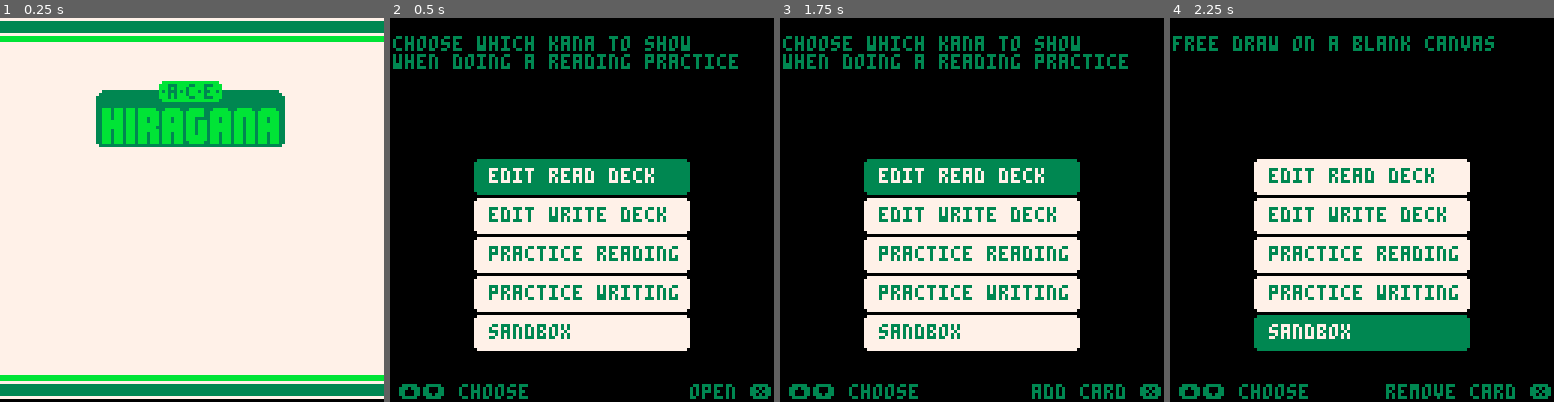
Above: before the commit, frames 1-4 (left to right).
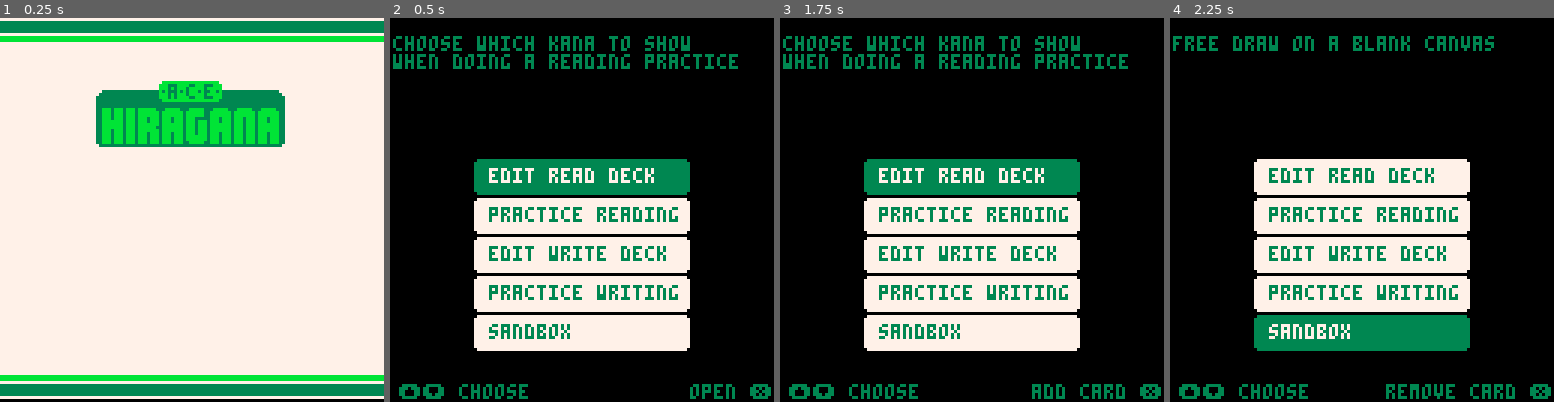
Above: after the commit, the same moments.

Repository: SestrenExsis/KanaPractice
Game: PICO-8 cartridge hiragana.p8
Same seed, same stepped clock (60 frames per second), same inputs: the game is played once before the commit and once after it.
Inputs (mouse positions are in pixels of both pictures, inside the frame that each line leads up to):
- Up to frame 1 (0.25 s): no input
- Up to frame 2 (0.5 s): tap X (X key) at 0.33 s
- Up to frame 3 (1.75 s): click (1060, 121) at 0.67 s; tap O (Z key) at 0.7, 1.7 s; tap X (X key) at 1.07 s; click (826, 267) at 1.22 s; hold Right from 1.6 s (still down)
- Up to frame 4 (2.25 s): click (1277, 114) at 1.77 s; tap X (X key) at 1.85 s; release Right at 2.1 s; tap O (Z key) at 2.1 s; hold Up from 2.15 s (still down)

Frame 1 is identical in both runs. In frame 2, 1.2% of the frame differs, in the area x 26-75%, y 49-64%; in frame 3, 1.2%; in frame 4, 1.2%.

Commit message:
Reorder main menu options

Diff:
--- a/hiragana.p8
+++ b/hiragana.p8
@@ -672,15 +672,15 @@
 	_menuindex=1
 	_menu={
 		"edit read deck  ",
+		"practice reading",
 		"edit write deck ",
-		"practice reading",
 		"practice writing",
 		"sandbox         "
 	}
 	_tips={
 		{"choose which kana to show","when doing a reading practice"},
+		{"start a reading practice"},
 		{"choose which kana to show","when doing a writing practice"},
-		{"start a reading practice"},
 		{"start a writing practice"},
 		{"free draw on a blank canvas"}
 	}
@@ -697,8 +697,8 @@
 	if btnp(❎) then
 		sfx(61)
 		if (_menuindex==1) initreaddeck()
-		if (_menuindex==2) initwritedeck()
-		if (_menuindex==3) initread()
+		if (_menuindex==2) initread()
+		if (_menuindex==3) initwritedeck()
 		if (_menuindex==4) initwrite()
 		if (_menuindex==5) initsandbox()
 	end
